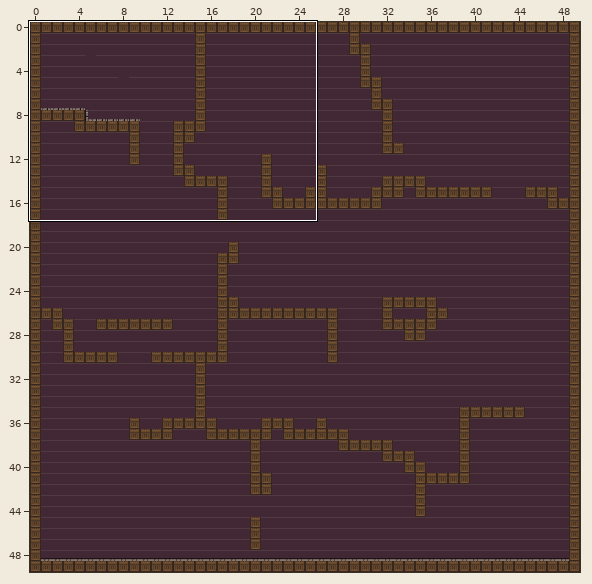
Two versions of a level (Tiled map (JSON), SFML_Projekti/Levels/level2.json). Above, an overview of the earlier version with the close-up marked.
Close-up. First the earlier version:
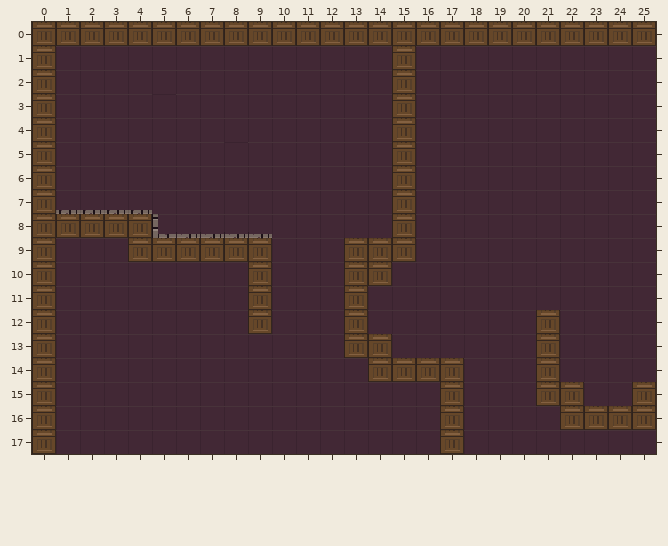
Cells are 16x16 px. Shown: x 0..25, y 0..17. The commit also changed other parts of the map, which this record leaves out.
The same view after the edit:
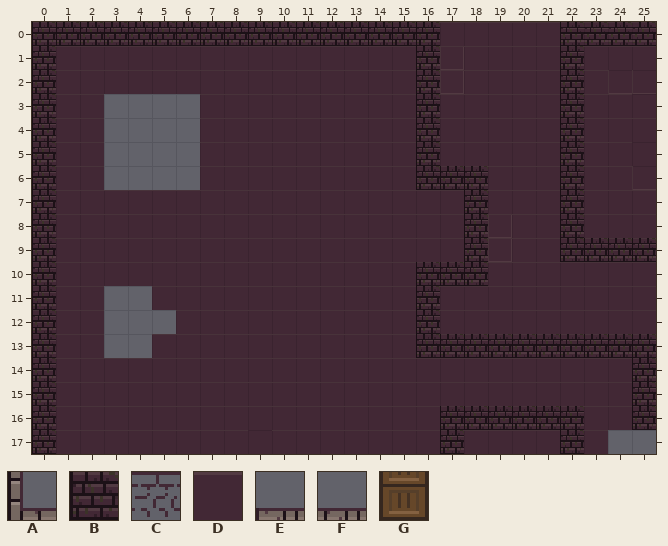
Key: from "dungeon_tileset": A 35, B 51, C 65, D 90, E 148, F 149, G 190.
_ is an empty cell.
Tiles replaced or removed in this view: A, C, D, E, F, G.
The exact change:
Changed rows in their new state; . is an unchanged cell.
Layer "Tile Layer 1":
first column x 3:
 1 ............._....._...
 2 ............._....._...
 3 ____........._....._...
 4 ____........._....._...
 5 ____........._....._...
 6 ____.........___..._...
 7 ..............._..._...
 8 ..............._..._...
 9 ..............._...____
10 .............___.......
11 __..........._.........
12 ___.........._.........
13 __..........._____.____
14 ......................_
16 ...............____....
17 ..................._.__
Layer "Tile Layer 2":
first column x 0:
 0 BBBBBBBBBBBBBBBBB_____B...
 1 B.............._B.....B...
 2 B.............._B.....B...
 3 B...._........._B.....B...
 4 B.............._B.....B...
 5 B.............._B.....B...
 6 B.............._BBB...B...
 7 B____.........._..B...B...
 8 B_________....._..B...B...
 9 B...______...___..B...BBBB
10 B........_...__.BBB.......
11 B........_..._..B.........
12 B........_..._..B...._....
13 B............__.BBBBBBBBBB
14 B.............____..._...B
15 B................_...__..B
16 B................BBBBBB__B
17 B................B....B...
Layer "collision layer" (now hidden):
first column x 0:
 0 __________________________
 1 _.............._..........
 2 _.............._..........
 3 _.............._..........
 4 _.............._..........
 5 _.............._..........
 6 _.............._..........
 7 _.............._..........
 8 _____.........._..........
 9 _...______...___..........
10 _........_...__...........
11 _........_..._............
12 _........_..._......._....
13 _............__......_....
14 _.............____..._....
15 _................_...__.._
16 _................_....____
17 _................_........
Where, in picture pixels (left, top, right, bottom), the same in both close-ups:
changed: (32, 22, 656, 454)
